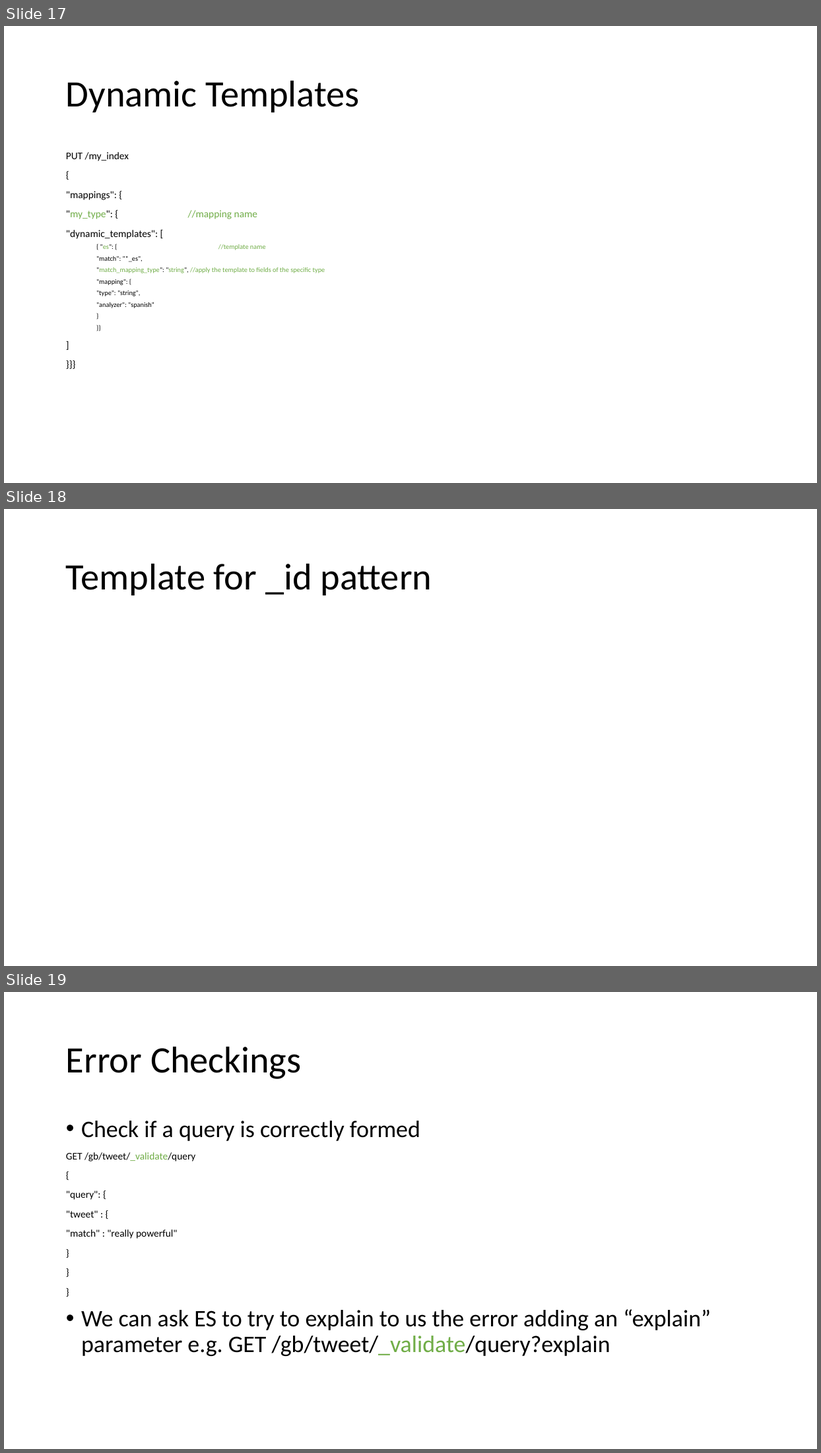
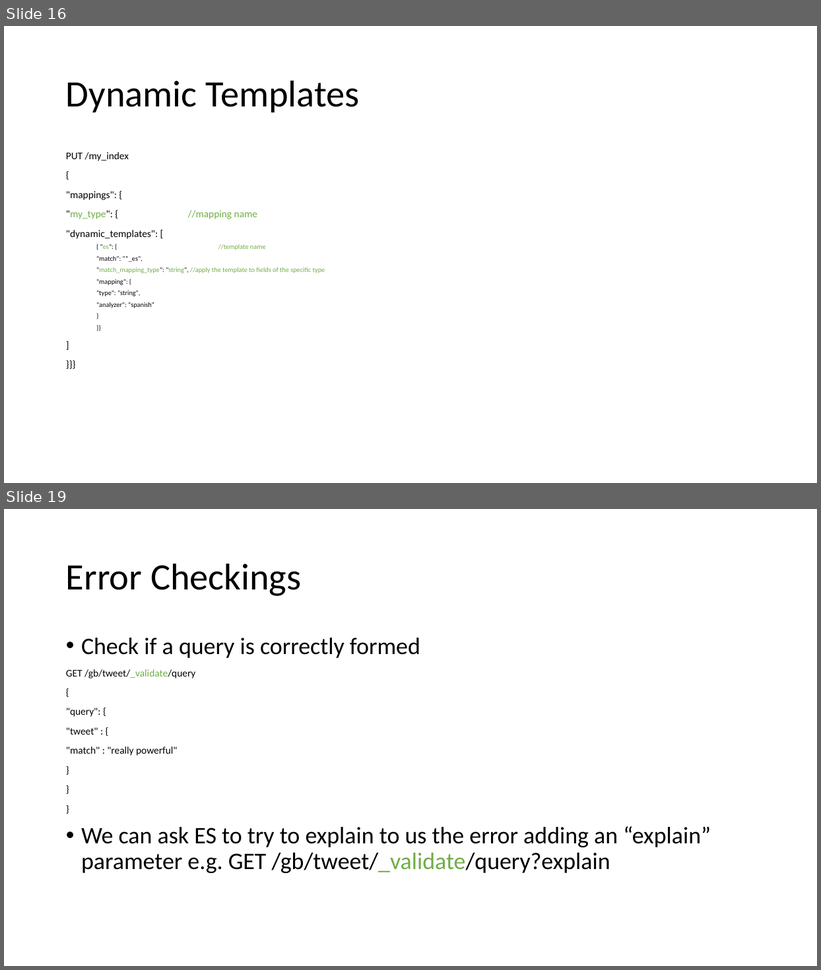
Before and after one commit to cfuxiang/Elasticsearch_Work, a slide deck: ES Definite Guide.pptx. Shown one above the other, each under a label of ours: slides 17, 18 and 19 before the commit, slides 16 and 19 after it; the slides between them are not shown. The pictures are 821x1453 and 821x970 pixels, drawn with LibreOffice and Linux fonts; fonts in the diff are those of the drawing. Boxes give left, top, right and bottom in pixels: in the first picture for what was removed or moved away, otherwise in the second. Text is boxed around its words. In the diff, an @@ line names an element or a change of style, - is before the commit and + after.

```diff
--- a/ES Definite Guide.pptx
+++ b/ES Definite Guide.pptx
@@ slide 18 removed at bbox=[4, 509, 817, 966], background #FFFFFF @@
@@ title removed at bbox=[66, 563, 432, 595] @@
-Template for _id pattern
@@ what was slide 17 is now slide 16 @@
```
Also in this commit, not shown: 5 slides changed, 1 slide added.
